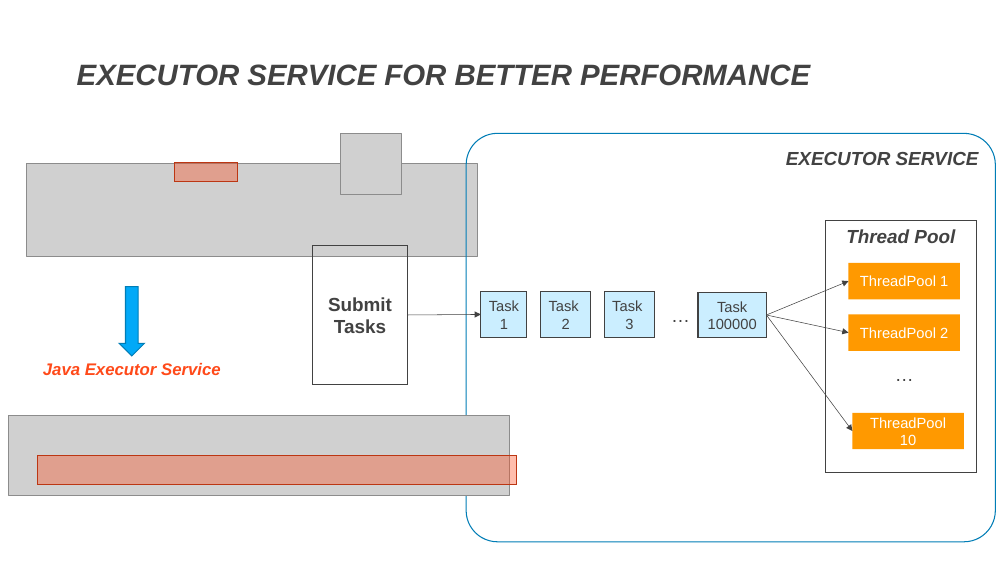
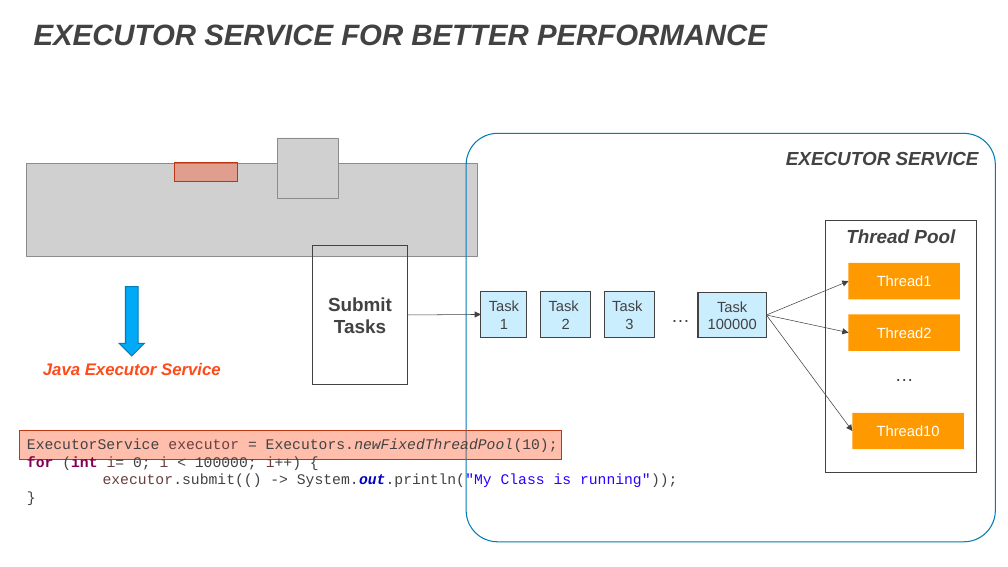
Before and after one commit to DevDay2019-AxonActive/DevDay2019---Advanced-Java, a slide deck: slide 4 of presentations/java_future.pptx. Drawn at 1008x567 pixels with LibreOffice and Linux fonts; fonts in the diff are those of the drawing; grey boxes stand for pictures; background and template pictures are left out. Boxes give left, top, right and bottom in pixels: in the first picture for what was removed or moved away, otherwise in the second. Text is boxed around its words. In the diff, an @@ line names an element or a change of style, - is before the commit and + after.

```diff
--- a/presentations/java_future.pptx
+++ b/presentations/java_future.pptx
@@ text "EXECUTOR SERVICE FOR BETTER PERFORMANCE": place and size @@
-text "EXECUTOR SERVICE FOR BETTER PERFORMANCE" at bbox=[77, 64, 810, 86]
+text "EXECUTOR SERVICE FOR BETTER PERFORMANCE" at bbox=[34, 24, 767, 46]
@@ picture: place and size @@
-picture at bbox=[340, 133, 402, 194]
+picture at bbox=[278, 138, 339, 200]
@@ text in rectangle at bbox=[877, 275, 932, 286]: text changed @@
-ThreadPool 1
+Thread1
@@ text in rectangle at bbox=[877, 327, 932, 338]: text changed @@
-ThreadPool 2
+Thread2
@@ picture removed at bbox=[8, 415, 509, 495] @@
@@ rectangle: place and size @@
-rectangle at bbox=[38, 455, 516, 485]
+rectangle at bbox=[20, 430, 562, 460]
@@ text added at bbox=[27, 438, 678, 490], 14 pt, text #424242 @@
+ExecutorService executor = Executors.newFixedThreadPool(10);
+for (int i= 0; i < 100000; i++) {
+executor.submit(() -> System.out.println("My Class is running"));
+}
@@ text in rectangle at bbox=[877, 425, 940, 436]: text changed @@
-ThreadPool 10
+Thread10
```
Also in this commit, not shown: 12 other slides changed, 3 slides added, 9 slides removed.
